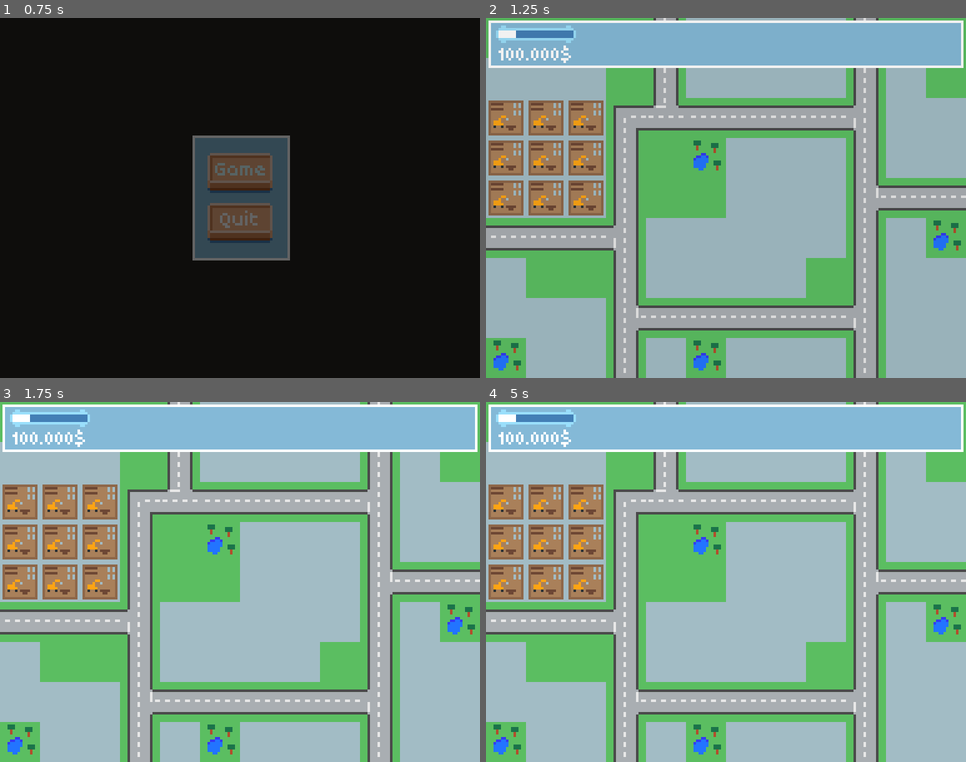
Above: before the commit, frames 1-4 (two rows, left to right).
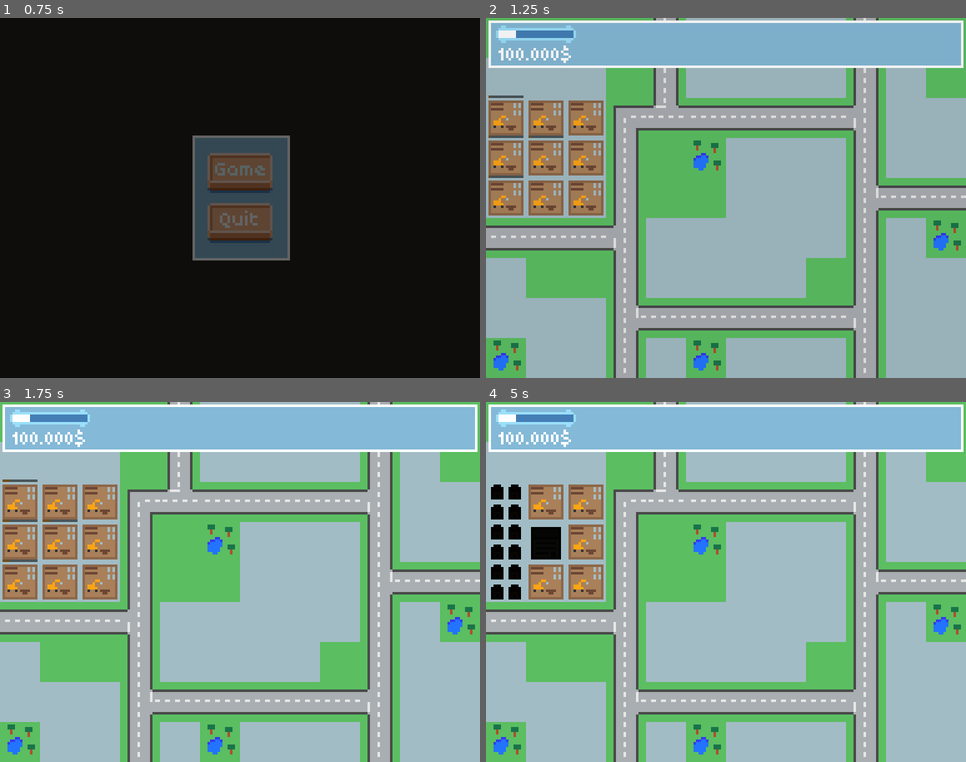
Above: after the commit, the same moments.

Repository: Byteron/ludum-dare-44
Game: Godot game, scene res://source/interface/menu/TitleScreen.tscn
Same seed, same stepped clock (60 frames per second), same inputs: the game is played once before the commit and once after it.
Inputs (mouse positions are in pixels of both pictures, inside the frame that each line leads up to):
- Up to frame 1 (0.75 s): click "Game" at 0.5 s
- Up to frame 2 (1.25 s): no input
- Up to frame 3 (1.75 s): move the mouse to (345, 564) at 1.27 s; press the mouse at (345, 564) at 1.28 s
- Up to frame 4 (5 s): tap Enter at 2, 3.5 s; move the mouse to (630, 600) at 2.02 s; release the mouse at (630, 600) at 2.03 s; click (630, 600) at 2.1 s; tap Space at 2.75, 4.25 s; move the mouse to (774, 502) at 2.77 s; press the mouse at (774, 502) at 2.78 s; move the mouse to (702, 654) at 3.52 s; release the mouse at (702, 654) at 3.53 s; click (702, 654) at 3.6 s; move the mouse to (870, 636) at 4.27 s; press the mouse at (870, 636) at 4.28 s

Frame 1 is identical in both runs. In frame 2, 0.2% of the frame differs, in the area x 0-17%, y 21-45%; in frame 3, 0.2%; in frame 4, 2.8%, in the area x 0-17%, y 22-55%.

Commit message:
export bool to set a building to automatically build on startup

Diff:
--- a/source/game/Game.tscn
+++ b/source/game/Game.tscn
@@ -44,17 +44,21 @@
 
 [node name="LivingUnit3" parent="BuildingContainer" instance=ExtResource( 4 )]
 position = Vector2( 8, 72 )
+build_on_startup = true
 building_name = ""
 
 [node name="LivingUnit5" parent="BuildingContainer" instance=ExtResource( 4 )]
 position = Vector2( 8, 56 )
+build_on_startup = true
 building_name = ""
 
 [node name="LivingUnit8" parent="BuildingContainer" instance=ExtResource( 4 )]
 position = Vector2( 8, 40 )
+build_on_startup = true
 building_name = ""
 
 [node name="ProductionBuilding" parent="BuildingContainer" instance=ExtResource( 5 )]
 position = Vector2( 24, 56 )
+build_on_startup = true
 
 [node name="HUD" parent="." instance=ExtResource( 6 )]
--- a/source/game/buildings/Building.gd
+++ b/source/game/buildings/Building.gd
@@ -8,14 +8,16 @@
 
 var is_build = false
 
+export(bool) var build_on_startup = false
+
 export(String) var building_name = ""
+export(String) var flavour_text = ""
 
 export(Texture) var building_texture = null
 export(int) var build_time = 4.0
 
 export(int) var cost = 20
 
-export(String) var flavour_text = ""
 
 onready var tween = $Tween
 onready var build_timer = $BuildTimer
@@ -24,6 +26,8 @@
 
 func _ready():
 	build_timer.wait_time = build_time
+	if build_on_startup:
+		build()
 
 func build():
 	is_build = true
--- a/source/game/buildings/Building.tscn
+++ b/source/game/buildings/Building.tscn
@@ -29,5 +29,4 @@
 tint_under = Color( 0, 0, 0, 0.54902 )
 tint_progress = Color( 0.435294, 0.309804, 0.137255, 1 )
 nine_patch_stretch = true
-
 [connection signal="timeout" from="BuildTimer" to="." method="_on_BuildTimer_timeout"]
